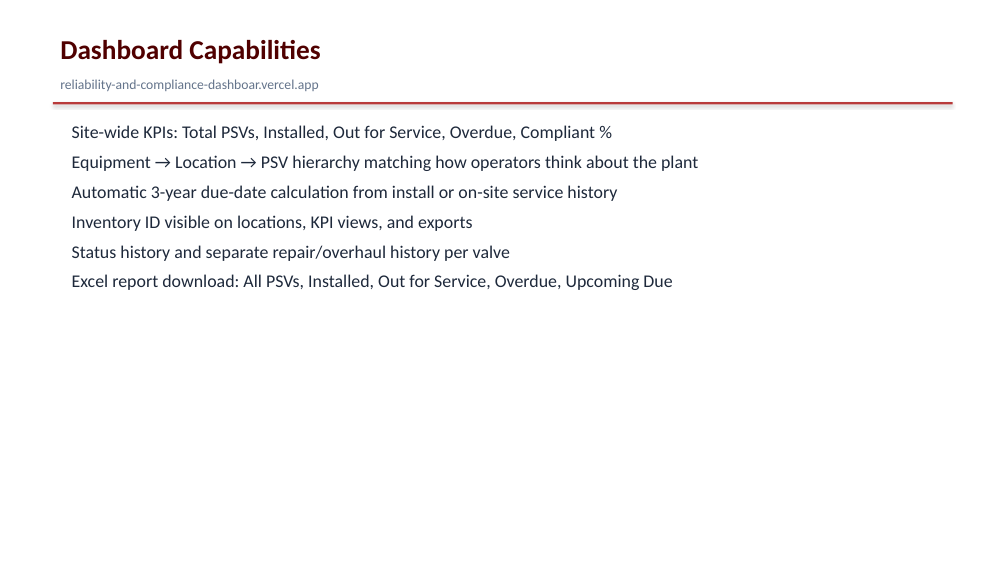
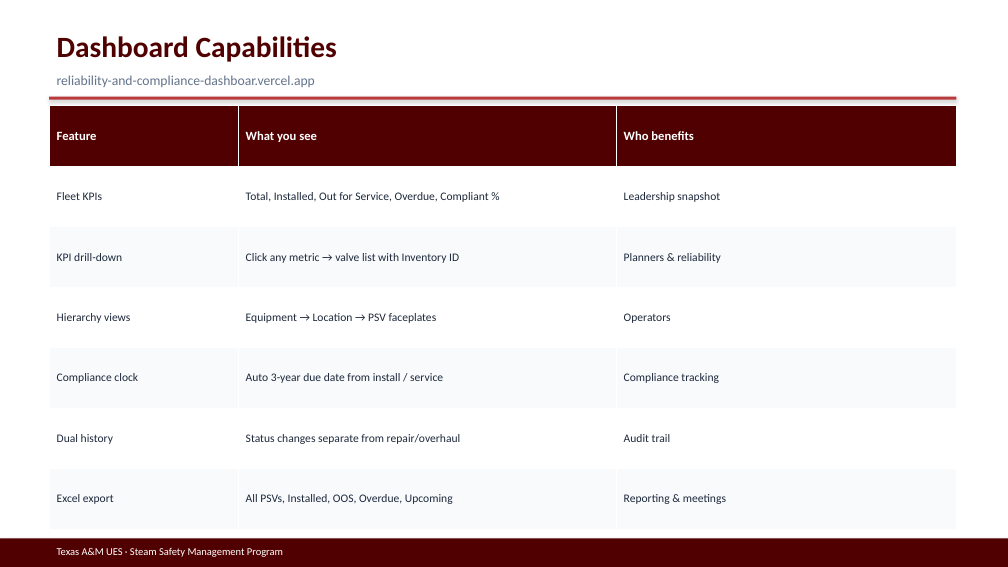
Before and after one commit to stavan12-a11y/PSV-Compliance-Tracking-Dashboard, a slide deck: slide 11 of docs/presentation/UES-Steam-Safety-Management-Program.pptx. Drawn at 1008x567 pixels with LibreOffice and Linux fonts; fonts in the diff are those of the drawing. Boxes give left, top, right and bottom in pixels: in the first picture for what was removed or moved away, otherwise in the second. Text is boxed around its words. In the diff, an @@ line names an element or a change of style, - is before the commit and + after.

```diff
--- a/docs/presentation/UES-Steam-Safety-Management-Program.pptx
+++ b/docs/presentation/UES-Steam-Safety-Management-Program.pptx
@@ text "Dashboard Capabilities" at (57,36,337,62): size 26 to 28 pt @@
@@ text "reliability-and-compliance-dashboar.vercel.app": place and size @@
-text "reliability-and-compliance-dashboar.vercel.app" at (60,79,318,91)
+text "reliability-and-compliance-dashboar.vercel.app" at (57,75,315,87)
@@ rectangle: place and size @@
-rectangle at (53,102,953,104)
+rectangle at (49,97,957,100)
@@ table added at (49,106,957,529), 7 rows, 3 columns @@
+Feature | What you see | Who benefits
+Fleet KPIs | Total, Installed, Out for Service, Overdue, Compliant % | Leadership snapshot
+KPI drill-down | Click any metric → valve list with Inventory ID | Planners & reliability
+Hierarchy views | Equipment → Location → PSV faceplates | Operators
+Compliance clock | Auto 3-year due date from install / service | Compliance tracking
+Dual history | Status changes separate from repair/overhaul | Audit trail
+Excel export | All PSVs, Installed, OOS, Overdue, Upcoming | Reporting & meetings
@@ text removed at (72,125,698,290) @@
-Site-wide KPIs: Total PSVs, Installed, Out for Service, Overdue, Compliant %
-Equipment → Location → PSV hierarchy matching how operators think about the plant
-Automatic 3-year due-date calculation from install or on-site service history
-Inventory ID visible on locations, KPI views, and exports
-Status history and separate repair/overhaul history per valve
-Excel report download: All PSVs, Installed, Out for Service, Overdue, Upcoming Due
@@ rectangle added at (0,538,1008,567), fill #500000 @@
@@ text added at (57,548,283,557), 10 pt, text #FFFFFF @@
+Texas A&M UES · Steam Safety Management Program
```
Also in this commit, not shown: 16 other slides changed, 9 slides added, 9 slides removed, 5 other files.
